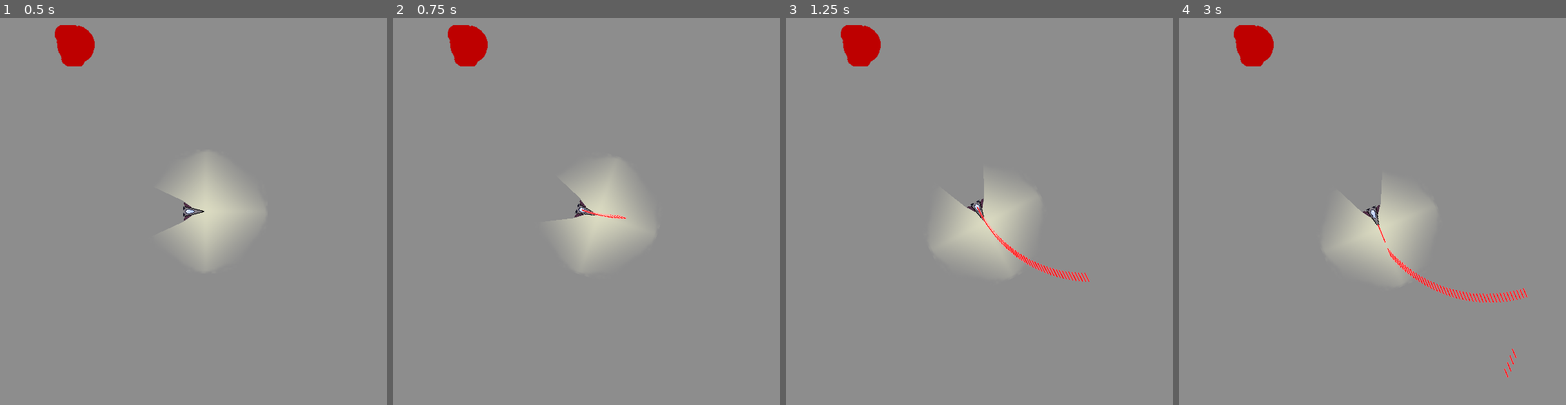
Above: before the commit, frames 1-4 (left to right).
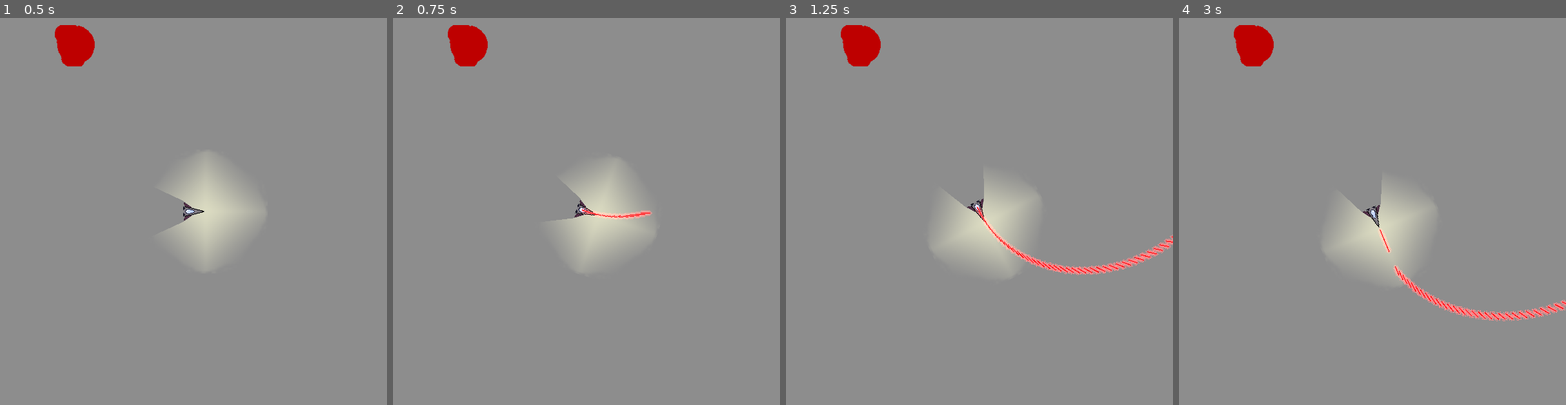
Above: after the commit, the same moments.

Repository: DevelopedAphid/Space-Exploration
Game: Godot game, scene res://Main.tscn
Two runs of this game, one before a commit and one after it. Both use one fixed random seed, a clock stepped at 60 frames per second and the inputs below.
Inputs:
- Up to frame 1 (0.5 s): no input
- Up to frame 2 (0.75 s): tap Enter at 0.5 s; hold Right (ui_right) from 0.53 s (still down); hold Space (ui_select) from 0.53 s (still down)
- Up to frame 3 (1.25 s): keep holding Right (ui_right); keep holding Space (ui_select)
- Up to frame 4 (3 s): release Right (ui_right) at 1.28 s; release Space (ui_select) at 1.28 s; hold Left (ui_left) 1.28-2.03 s; tap Space (ui_select) at 1.35, 1.52, 1.82, 2.85 s; hold Right (ui_right) 2.03-2.78 s; hold Space (ui_select) 2.03-2.78 s; hold Up (ui_up) from 2.78 s (still down)

Frame 1 is identical in both runs. In frame 2, 0.2% of the frame differs, in the area x 48-67%, y 49-53%; in frame 3, 1.1%; in frame 4, 1.4%, in the area x 51-100%, y 53-93%.

Commit message:
More laser work
- Fixes lasers rotating with the player (needed to be instanced as child of main not player)
- Adds lights to the lasers

Diff:
--- a/Laser.gd
+++ b/Laser.gd
@@ -1,12 +1,13 @@
 extends Area2D
 
 var laser_direction
-var laser_speed = 300
+var laser_speed = 500
 var laser_velocity
 
 func _ready():
-	laser_direction = get_parent().rotation - PI/2
+	self.transform = get_parent().get_node("Player").transform
+	laser_direction = rotation - PI/2
+	laser_velocity = Vector2(laser_speed, 0).rotated(laser_direction)
 
 func _process(delta):
-	laser_velocity = Vector2(laser_speed, 0).rotated(laser_direction)
 	global_position += laser_velocity * delta
--- a/Laser.tscn
+++ b/Laser.tscn
@@ -1,7 +1,8 @@
-[gd_scene load_steps=4 format=2]
+[gd_scene load_steps=5 format=2]
 
 [ext_resource path="res://art/laser.png" type="Texture" id=1]
 [ext_resource path="res://Laser.gd" type="Script" id=2]
+[ext_resource path="res://art/laser_light.png" type="Texture" id=3]
 
 [sub_resource type="RectangleShape2D" id=1]
 extents = Vector2( 1.52563, 7.52262 )
@@ -14,3 +15,7 @@
 
 [node name="CollisionShape2D" type="CollisionShape2D" parent="."]
 shape = SubResource( 1 )
+
+[node name="Light2D" type="Light2D" parent="."]
+texture = ExtResource( 3 )
+color = Color( 1, 0.00392157, 0.00392157, 1 )
--- a/Player.gd
+++ b/Player.gd
@@ -33,4 +33,4 @@
 
 	if Input.is_action_pressed("ui_select"):
 		var laser = Laser.instance()
-		add_child(laser)
+		get_parent().add_child(laser)
Binary file added: art/laser_light.png
Not shown, added: art/laser_light.png.import
